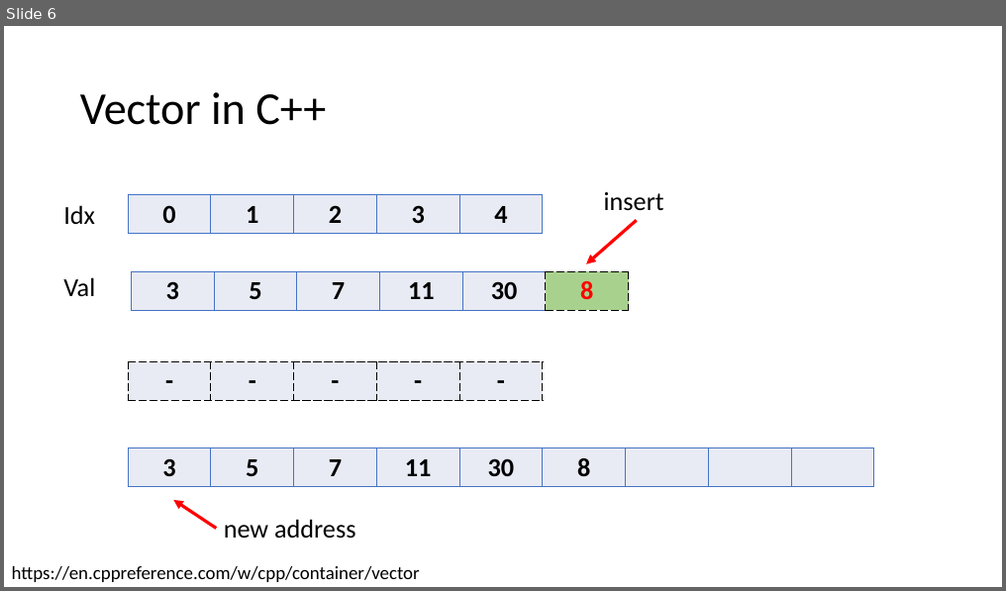
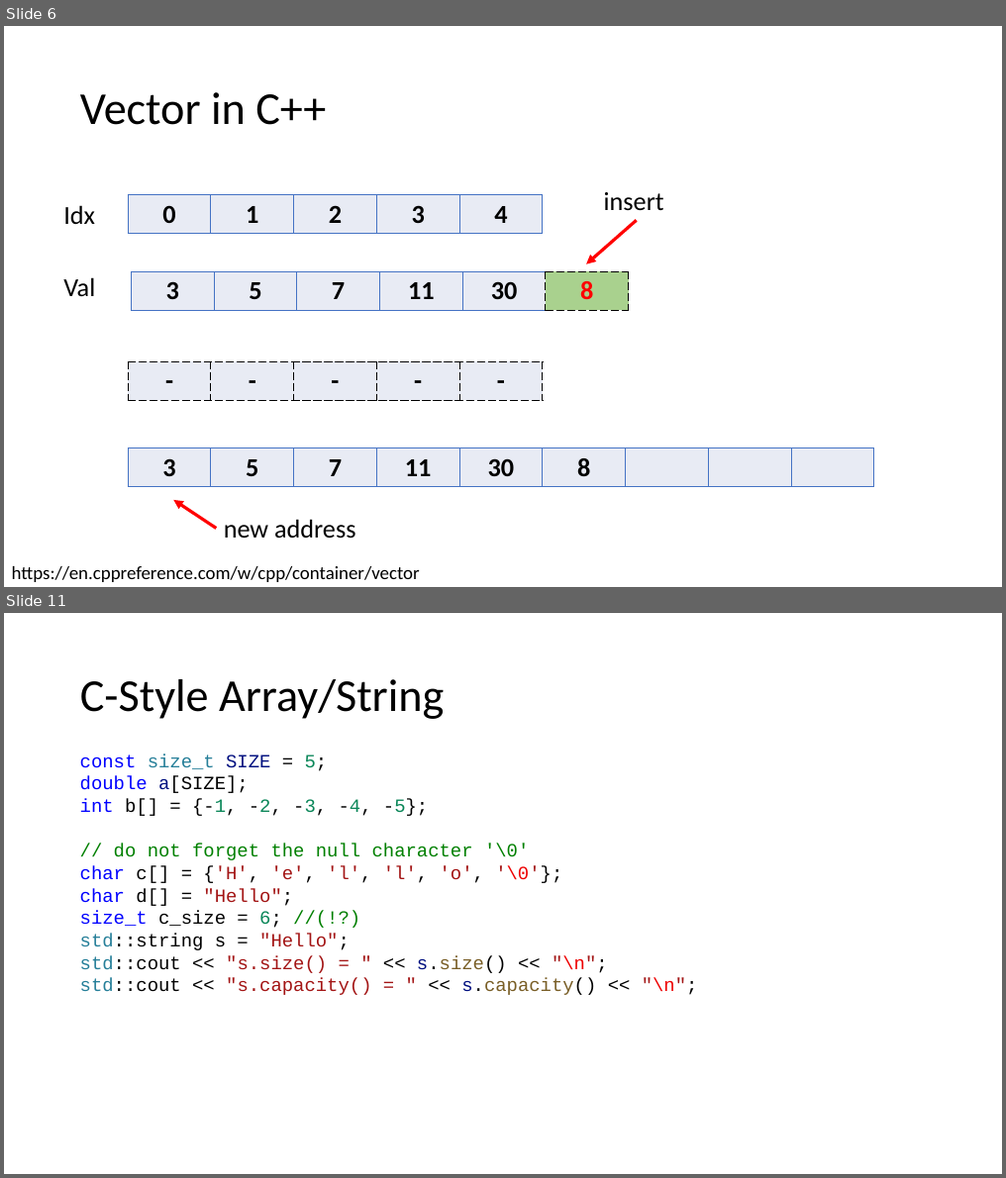
Before and after one commit to CNOCycle/cpp_tutorial, a slide deck: 07-vector_string/00-vector_string.pptx. Shown one above the other, each under a label of ours: slide 6 before the commit, slides 6 and 11 after it; the slides between them are not shown. The pictures are 1006x591 and 1006x1178 pixels, drawn with LibreOffice and Linux fonts; fonts in the diff are those of the drawing. Boxes give left, top, right and bottom in pixels: in the first picture for what was removed or moved away, otherwise in the second. Text is boxed around its words. In the diff, an @@ line names an element or a change of style, - is before the commit and + after.

```diff
--- a/07-vector_string/00-vector_string.pptx
+++ b/07-vector_string/00-vector_string.pptx
@@ slide 11 added at [4, 613, 1002, 1174], background #FFFFFF @@
@@ title added at [80, 679, 444, 719], 44 pt, text #000000 @@
+C-Style Array/String
@@ text added at [80, 754, 698, 995], 18 pt, text #000000 @@
+const size_t SIZE = 5;
+double a[SIZE];
+int b[] = {-1, -2, -3, -4, -5};
+// do not forget the null character '\0'
+char c[] = {'H', 'e', 'l', 'l', 'o', '\0'};
+char d[] = "Hello";
+size_t c_size = 6; //(!?)
+std::string s = "Hello";
+std::cout << "s.size() = " << s.size() << "\n";
+std::cout << "s.capacity() = " << s.capacity() << "\n";
```
Also in this commit, not shown: 2 slides changed, 17 other slides added, 7 other files.
